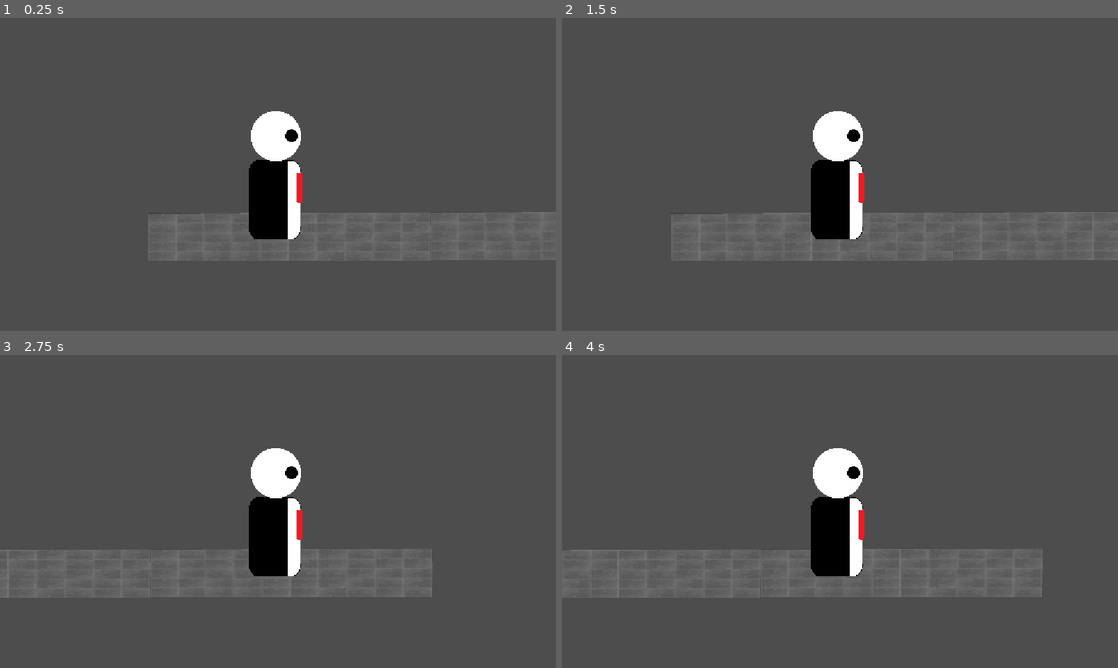
Above: before the commit, frames 1-4 (two rows, left to right).
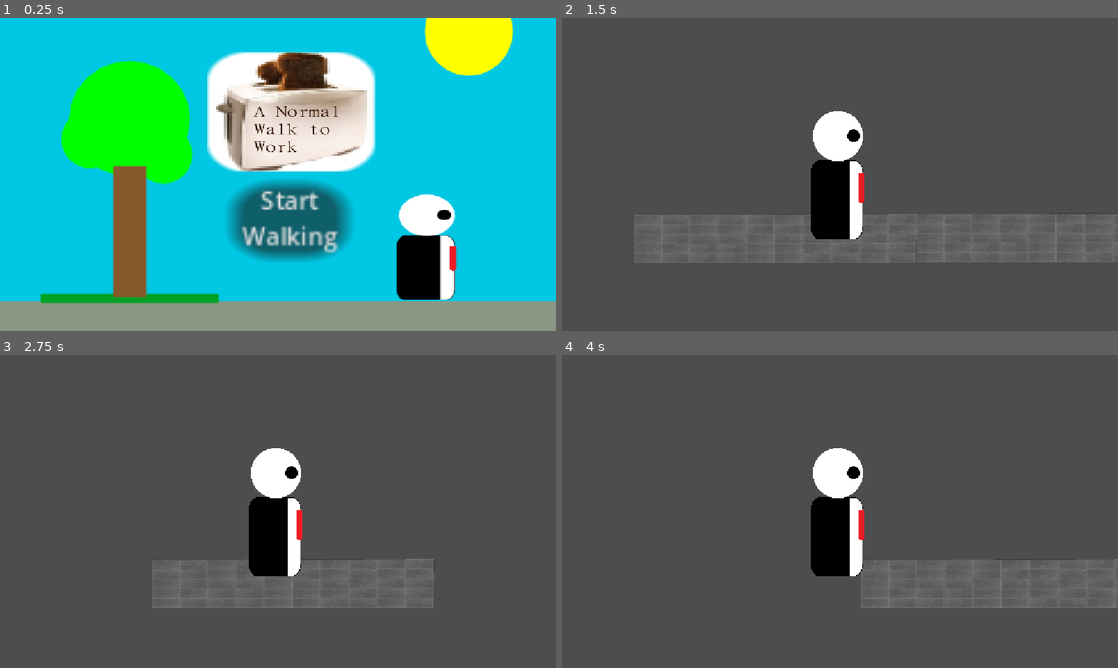
Above: after the commit, the same moments.

Repository: AaronPCela/Hack-Club-Haven
Game: Godot game, scene res://badTitleScreen.tscn
Same seed, same stepped clock (60 frames per second), same inputs: the game is played once before the commit and once after it. Before the commit the project starts from res://main.tscn.
Inputs (mouse positions are in pixels of both pictures, inside the frame that each line leads up to):
- Up to frame 1 (0.25 s): no input
- Up to frame 2 (1.5 s): click (851, 221) at 0.52 s; hold Right (ui_right) from 1.28 s (still down); hold Shift from 1.28 s (still down)
- Up to frame 3 (2.75 s): keep holding Right (ui_right); tap Up (ui_up) at 1.52, 1.55, 1.82, 2.1, 2.27, 2.57 s; release Shift at 2.03 s; tap Shift at 2.3 s
- Up to frame 4 (4 s): release Right (ui_right) at 2.78 s; hold Left (ui_left) 2.78-3.53 s; hold Shift 2.78-3.53 s; tap Up (ui_up) at 3.05, 3.77 s; hold Right (ui_right) from 3.53 s (still down); tap Shift at 3.6 s

The runs differ from the first frame. In frame 1, 100% of the frame differs, in the area x 0-100%, y 0-100%; in frame 2, 0.7%; in frame 3, 1.9%; in frame 4, 2.9%.

Commit message:
stuff

Diff:
--- a/Player.gd
+++ b/Player.gd
@@ -3,12 +3,16 @@
 @onready var sprite = $Sprite2D
 
 const SPEED = 400
+const RUN_SPEED = 700
 
 
 func _physics_process(delta) -> void:
 	# Add the gravity.
 	if not is_on_floor():
 		velocity += get_gravity() * delta
+
+	# Determine the active speed based on whether Shift is held.
+	var SPEED = RUN_SPEED if Input.is_key_pressed(KEY_SHIFT) else SPEED
 
 	# Get the input direction and handle the movement/deceleration.
 	# As good practice, you should replace UI actions with custom gameplay actions.
--- /dev/null
+++ b/badTitleScreen.tscn
@@ -0,0 +1,79 @@
+[gd_scene format=3 uid="uid://dm1klci1phdu6"]
+
+[ext_resource type="Script" uid="uid://be8hb350857uh" path="res://menu_button.gd" id="1_fekwf"]
+[ext_resource type="Texture2D" uid="uid://f83e6cfmyubp" path="res://Assets/Very True Final Logo.png" id="1_wocow"]
+[ext_resource type="Texture2D" uid="uid://b8wqh27i2cgyq" path="res://Assets/Untitled.png" id="3_fekwf"]
+
+[sub_resource type="StyleBoxFlat" id="StyleBoxFlat_uxal0"]
+corner_radius_top_left = 10
+corner_radius_top_right = 10
+corner_radius_bottom_right = 10
+corner_radius_bottom_left = 10
+corner_detail = 20
+
+[node name="Node2D" type="Node2D" unique_id=1877625831]
+scale = Vector2(9.174347, 10.145598)
+metadata/_edit_vertical_guides_ = [-30.0]
+
+[node name="Camera2D" type="Camera2D" parent="." unique_id=841360291]
+position = Vector2(-62, -21)
+scale = Vector2(-0.05301136, 0.011736981)
+
+[node name="Control" type="Control" parent="." unique_id=396501744]
+layout_mode = 3
+anchors_preset = 0
+offset_left = -305.0
+offset_top = -140.0
+offset_right = 191.0
+offset_bottom = 156.0
+
+[node name="Button" type="Button" parent="Control" unique_id=389171822]
+layout_mode = 1
+anchors_preset = -1
+anchor_left = 0.49
+anchor_top = 0.42600003
+anchor_right = 0.49
+anchor_bottom = 0.42600003
+offset_left = -10.039993
+offset_top = -5.0960083
+offset_right = -2.0399933
+offset_bottom = 2.9039917
+scale = Vector2(3.1551645, 1.8605754)
+
+[node name="MenuButton" type="MenuButton" parent="Control/Button" unique_id=273108797]
+layout_mode = 1
+anchors_preset = -1
+anchor_left = 0.563
+anchor_top = 0.282
+anchor_right = 0.563
+anchor_bottom = 0.282
+offset_left = -6.0887036
+offset_top = -2.793468
+offset_right = 104.9113
+offset_bottom = 51.20653
+scale = Vector2(0.10864514, 0.17095244)
+text = "Start
+Walking"
+script = ExtResource("1_fekwf")
+
+[node name="PanelContainer" type="PanelContainer" parent="." unique_id=1635724594]
+clip_children = 1
+offset_left = -78.0
+offset_top = -45.999996
+offset_right = -38.0
+offset_bottom = -5.999996
+scale = Vector2(0.94792014, 0.6130373)
+theme_override_styles/panel = SubResource("StyleBoxFlat_uxal0")
+
+[node name="TextureRect" type="TextureRect" parent="PanelContainer" unique_id=1051479026]
+layout_mode = 2
+texture = ExtResource("1_wocow")
+expand_mode = 1
+
+[node name="Screenshot20261115135935" type="Sprite2D" parent="." unique_id=1981831080]
+z_index = -1
+position = Vector2(-62, -25)
+scale = Vector2(0.15183091, 0.124559514)
+texture = ExtResource("3_fekwf")
+
+[connection signal="pressed" from="Control/Button/MenuButton" to="Control/Button/MenuButton" method="_on_pressed"]
--- /dev/null
+++ b/collision_shape_2d_2.gd
@@ -0,0 +1,20 @@
+extends CollisionShape2D
+
+# Allows you to pick the next scene directly in the Inspector
+@export_file("*.tscn") var next_scene_path: String
+
+var player_in_zone: bool = false
+
+func _process(_delta: float) -> void:
+	# Check if the player is inside the zone AND presses the Up Arrow
+	if player_in_zone and Input.is_action_just_pressed("ui_up"):
+		if next_scene_path != "":
+			get_tree().change_scene_to_file("res://hallway.tscn")
+
+func _on_body_entered(body: Node2D) -> void:
+	if body.name == "Player":
+		player_in_zone = true
+
+func _on_body_exited(body: Node2D) -> void:
+	if body.name == "Player":
+		player_in_zone = false
--- /dev/null
+++ b/doors.gd
@@ -0,0 +1,20 @@
+extends Area2D
+
+# Allows you to pick the next scene directly in the Inspector
+@export_file("*.tscn") var next_scene_path: String
+
+var player_in_zone: bool = false
+
+func _process(_delta: float) -> void:
+	# Check if the player is inside the zone AND presses the Up Arrow
+	if player_in_zone and Input.is_action_just_pressed("ui_up"):
+		if next_scene_path != "":
+			get_tree().change_scene_to_file(next_scene_path)
+
+func _on_body_entered(body: Node2D) -> void:
+	if body.name == "Player":
+		player_in_zone = true
+
+func _on_body_exited(body: Node2D) -> void:
+	if body.name == "Player":
+		player_in_zone = false
--- /dev/null
+++ b/hallway.tscn
@@ -0,0 +1,23 @@
+[gd_scene format=3 uid="uid://brwontdkqu28u"]
+
+[ext_resource type="Texture2D" uid="uid://b2p13e7f4d506" path="res://Assets/mockover-perspective.png" id="1_ue1jw"]
+[ext_resource type="PackedScene" uid="uid://ckudr8chj1kgo" path="res://player.tscn" id="2_eacex"]
+
+[sub_resource type="RectangleShape2D" id="RectangleShape2D_eacex"]
+size = Vector2(1174, 50.779785)
+
+[node name="hallway" type="Node2D" unique_id=1500403577]
+
+[node name="StaticBody2D" type="StaticBody2D" parent="." unique_id=2033286921]
+
+[node name="MockoverPerspective2" type="Sprite2D" parent="StaticBody2D" unique_id=1305466390]
+position = Vector2(684, 1)
+texture = ExtResource("1_ue1jw")
+
+[node name="CollisionShape2D" type="CollisionShape2D" parent="StaticBody2D" unique_id=168374198]
+position = Vector2(655, 147.00002)
+scale = Vector2(1.2232572, 1.0452312)
+shape = SubResource("RectangleShape2D_eacex")
+
+[node name="Player" parent="StaticBody2D" unique_id=1755580060 instance=ExtResource("2_eacex")]
+position = Vector2(376, -26)
--- a/main.tscn
+++ b/main.tscn
@@ -2,11 +2,22 @@
 
 [ext_resource type="Texture2D" uid="uid://b2p13e7f4d506" path="res://Assets/mockover-perspective.png" id="1_0xm2m"]
 [ext_resource type="PackedScene" uid="uid://ckudr8chj1kgo" path="res://player.tscn" id="1_ig7tw"]
+[ext_resource type="Script" uid="uid://enwhcwhyqall" path="res://doors.gd" id="2_h2yge"]
 
 [sub_resource type="RectangleShape2D" id="RectangleShape2D_oybhc"]
-size = Vector2(1174, 46.5)
+size = Vector2(1174, 50.779785)
+
+[sub_resource type="RectangleShape2D" id="RectangleShape2D_cae1x"]
+size = Vector2(223.89322, 379.7694)
+
+[sub_resource type="RectangleShape2D" id="RectangleShape2D_ti3vy"]
+size = Vector2(104, 594.5)
+
+[sub_resource type="RectangleShape2D" id="RectangleShape2D_wtuol"]
+size = Vector2(84, 518)
 
 [node name="Main" type="Node2D" unique_id=2122074184]
+metadata/_edit_vertical_guides_ = [-19803.0]
 
 [node name="StaticBody2D" type="StaticBody2D" parent="." unique_id=998597567]
 
@@ -16,10 +27,33 @@
 
 [node name="CollisionShape2D" type="CollisionShape2D" parent="StaticBody2D" unique_id=958800390]
 position = Vector2(311, 165.25)
+scale = Vector2(1.2232572, 1.0452312)
 shape = SubResource("RectangleShape2D_oybhc")
+
+[node name="doors" type="Area2D" parent="StaticBody2D" unique_id=1214309451]
+position = Vector2(311, 165.25)
+scale = Vector2(1.2232572, 1.0452312)
+script = ExtResource("2_h2yge")
+next_scene_path = "uid://brwontdkqu28u"
+
+[node name="CollisionShape2D" type="CollisionShape2D" parent="StaticBody2D/doors" unique_id=1275420302]
+position = Vector2(358.87793, -187.75749)
+scale = Vector2(0.8318379, 0.9006698)
+shape = SubResource("RectangleShape2D_cae1x")
 
 [node name="MockoverPerspective" type="Sprite2D" parent="StaticBody2D" unique_id=1075281869]
 position = Vector2(100, 3)
 texture = ExtResource("1_0xm2m")
 
+[node name="CollisionShape2D2" type="CollisionShape2D" parent="StaticBody2D" unique_id=268622975]
+position = Vector2(-317, -161.75)
+shape = SubResource("RectangleShape2D_ti3vy")
+
+[node name="CollisionShape2D3" type="CollisionShape2D" parent="StaticBody2D" unique_id=982198764]
+position = Vector2(938, -114)
+shape = SubResource("RectangleShape2D_wtuol")
+
 [node name="Player" parent="." unique_id=1755580060 instance=ExtResource("1_ig7tw")]
+position = Vector2(17, -234)
+
+[connection signal="body_entered" from="StaticBody2D/doors" to="StaticBody2D/doors" method="_on_body_entered"]
--- /dev/null
+++ b/menu_button.gd
@@ -0,0 +1,4 @@
+extends Button
+
+func _on_pressed() -> void:
+	get_tree().change_scene_to_file("res://main.tscn")
--- a/project.godot
+++ b/project.godot
@@ -11,7 +11,7 @@
 [application]
 
 config/name="New Game Project"
-run/main_scene="uid://cqow47bch5ocs"
+run/main_scene="uid://dm1klci1phdu6"
 config/features=PackedStringArray("4.7", "Forward Plus")
 config/icon="res://icon.svg"
 
Not shown, changed: Assets/Pixel Lands Character Demo/1_Tools/Tools_basic.png.import
Not shown, changed: Assets/Pixel Lands Character Demo/3_Hair/Hair_style1_dark_brown.png.import
Not shown, changed: Assets/Pixel Lands Character Demo/4_Tops/Tops_long_sleeve_green.png.import
Not shown, changed: Assets/Pixel Lands Character Demo/4_Tops/Tops_long_sleeve_grey.png.import
Not shown, changed: Assets/Pixel Lands Character Demo/4_Tops/Tops_long_sleeve_red.png.import
Not shown, changed: Assets/Pixel Lands Character Demo/5_Bottoms/Bottoms_pants.png.import
Not shown, changed: Assets/Pixel Lands Character Demo/6_Feet/Feet_boots.png.import
Not shown, changed: Assets/Pixel Lands Character Demo/7_Base/Base_skin1.png.import
Not shown, changed: Assets/Pixel Lands Character Demo/7_Base/Base_skin2.png.import
Not shown, changed: Assets/Pixel Lands Character Demo/7_Base/Base_skin3.png.import
Not shown, changed: Assets/Pixel Lands Character Demo/8_Tools_Under/Tools_Under_basic.png.import
Not shown, changed: Assets/Pixel Lands Character Demo/Adventurer.png.import
(and 10 more such lines)
